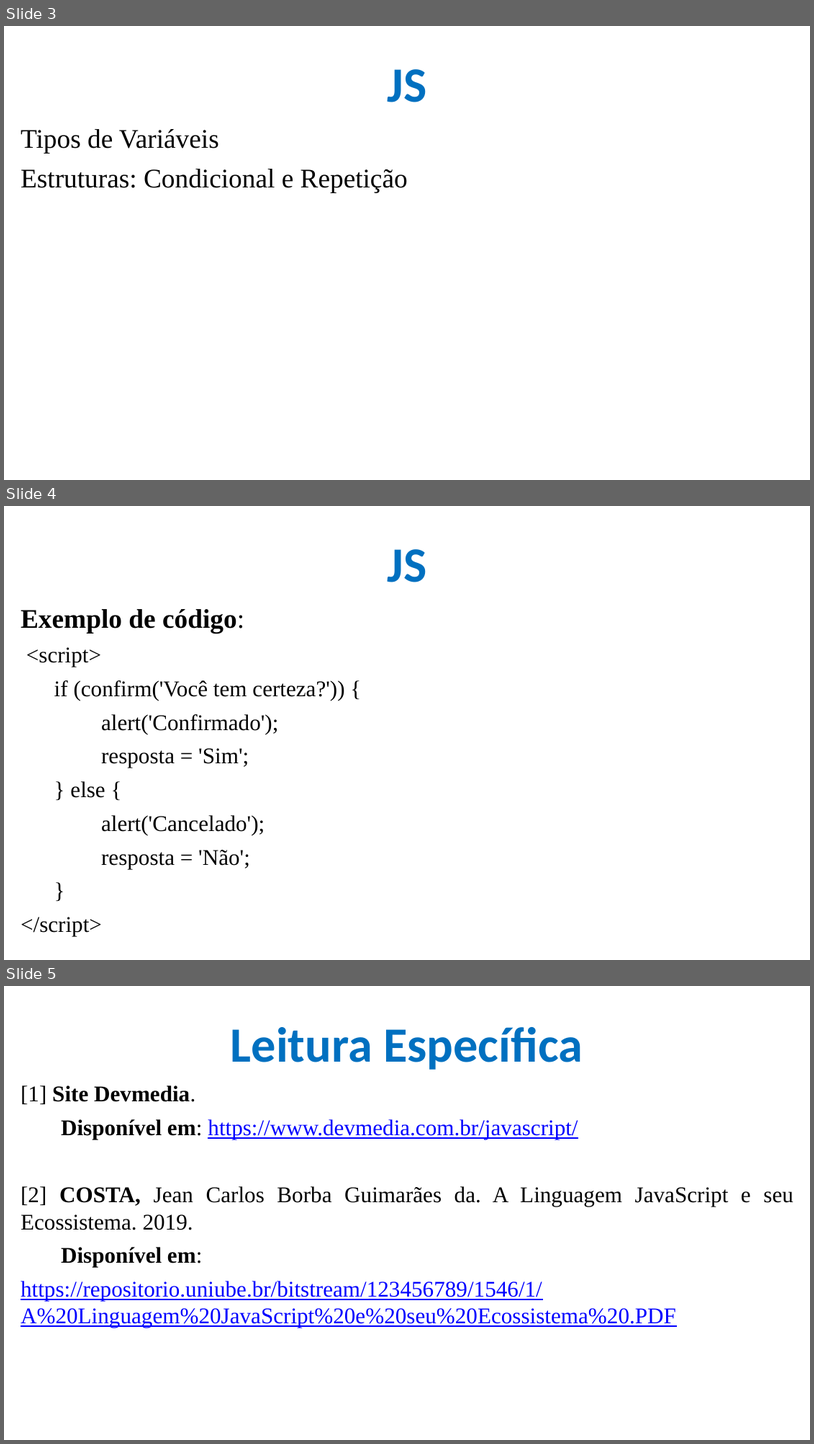
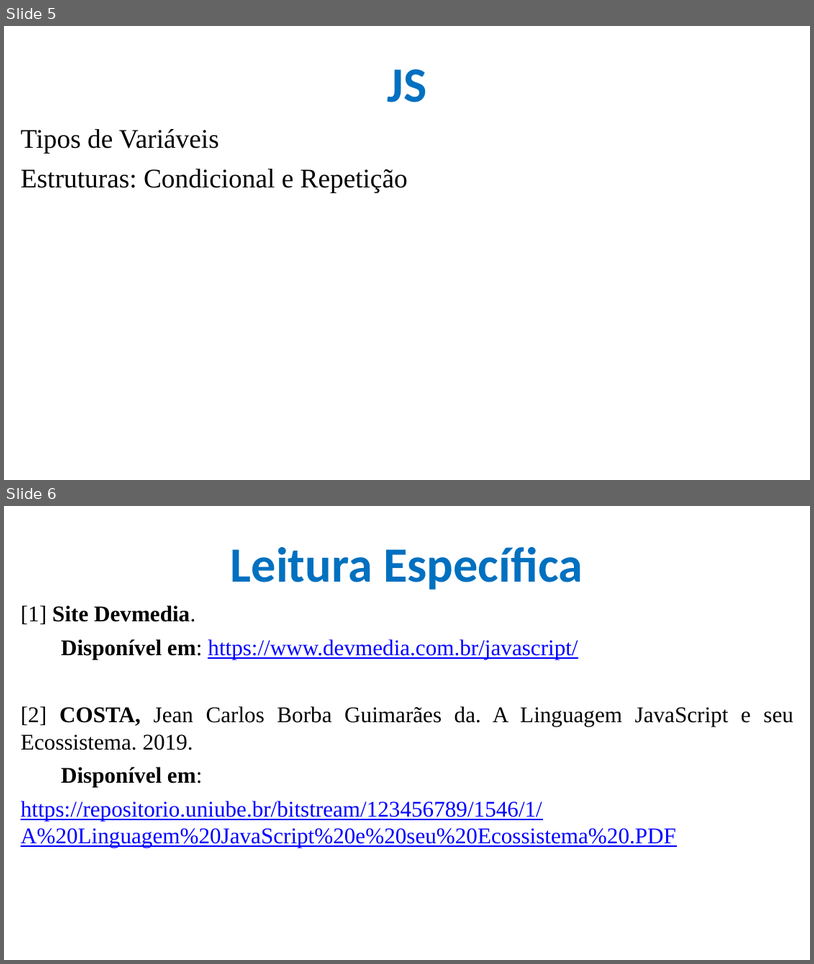
Before and after one commit to CloudEducationBrazil/WydenDesenvolvimentoWebPHP, a slide deck: 01 Classes/Aula 09 Desenvolvimento Web PHP - JS.pptx. Shown one above the other, each under a label of ours: slides 3, 4 and 5 before the commit, slides 5 and 6 after it. The pictures are 814x1444 and 814x964 pixels, drawn with LibreOffice and Linux fonts; fonts in the diff are those of the drawing; background and template pictures are left out. Boxes give left, top, right and bottom in pixels: in the first picture for what was removed or moved away, otherwise in the second. Text is boxed around its words. In the diff, an @@ line names an element or a change of style, - is before the commit and + after.

```diff
--- a/01 Classes/Aula 09 Desenvolvimento Web PHP - JS.pptx
+++ b/01 Classes/Aula 09 Desenvolvimento Web PHP - JS.pptx
@@ slide 4 removed at bbox=[4, 506, 810, 960], background picture (left out) @@
@@ title removed at bbox=[387, 549, 427, 582] @@
-JS
@@ text removed at bbox=[21, 609, 345, 936] @@
-Exemplo de código:
-<script>
-if (confirm('Você tem certeza?')) {
-alert('Confirmado');
-resposta = 'Sim';
-} else {
-alert('Cancelado');
-resposta = 'Não';
-}
-</script>
@@ what was slide 3 is now slide 5 @@
@@ what was slide 5 is now slide 6 @@
```
Also in this commit, not shown: 2 slides added, 1 other file.
